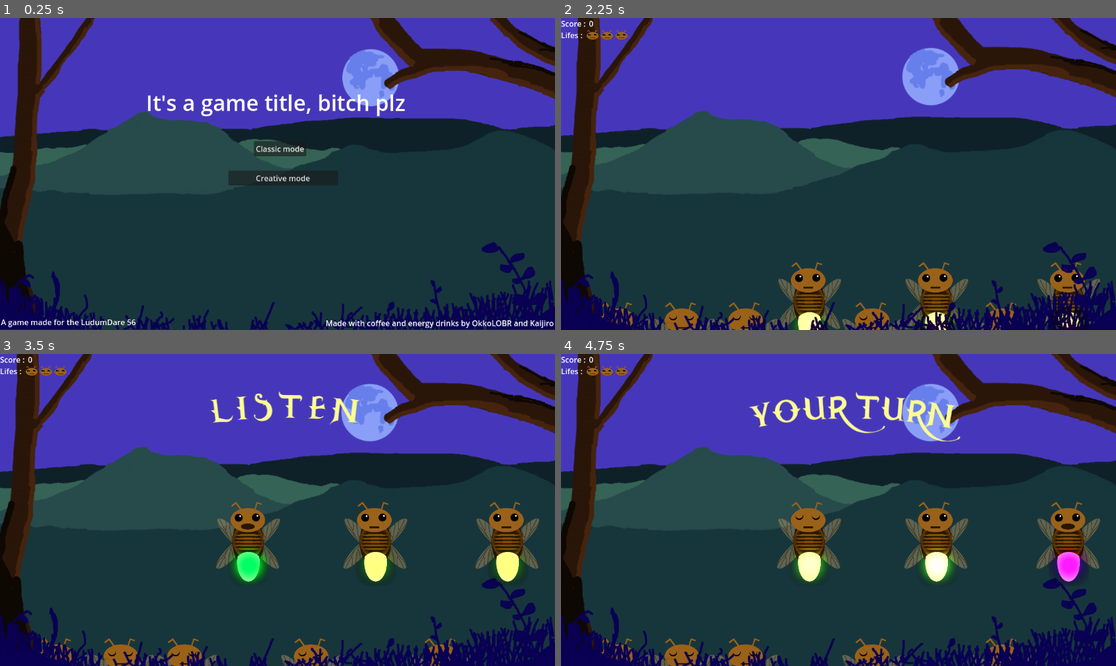
Above: before the commit, frames 1-4 (two rows, left to right).
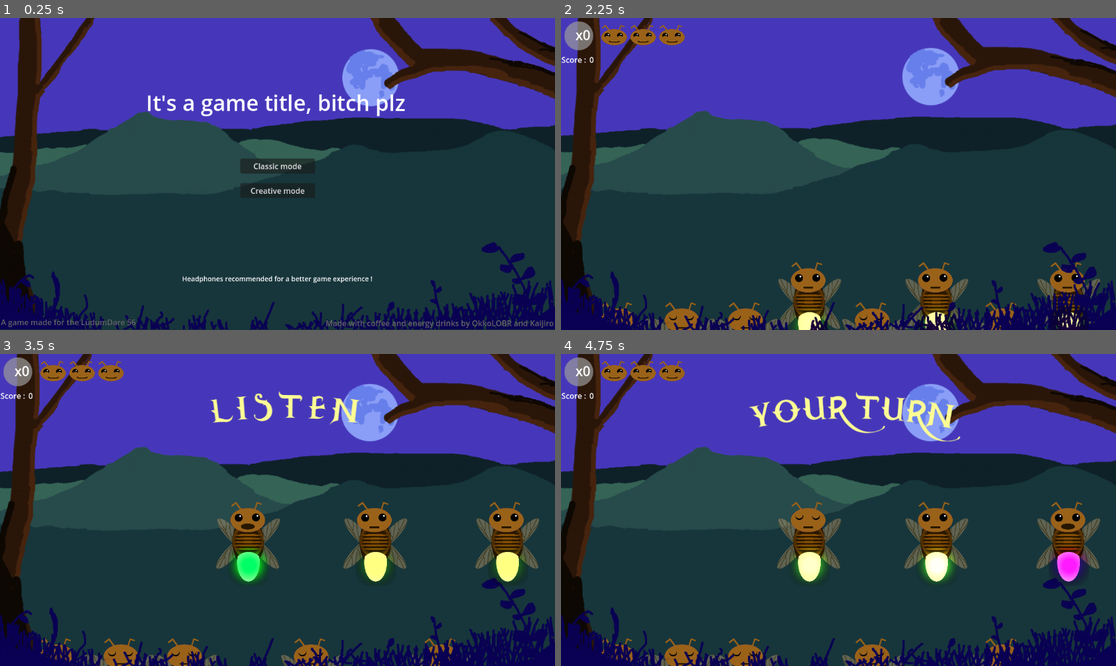
Above: after the commit, the same moments.

Repository: Kaijiro/ld56
Game: Godot game, scene res://scenes/menu.tscn
The game is run twice, just before and just after one commit, with the same random seed, the same clock (stepped at 60 frames per second) and the same inputs. Sound files missing from this copy of the repository are replaced by a short silence.
Inputs (mouse positions are in pixels of both pictures, inside the frame that each line leads up to):
- Up to frame 1 (0.25 s): no input
- Up to frame 2 (2.25 s): click "Creative mode" at 0.5 s; click "Back to menu" at 1.25 s; click "Classic mode" at 2 s
- Up to frame 3 (3.5 s): move the mouse to (249, 544) at 2.77 s; click (249, 544) at 2.85 s
- Up to frame 4 (4.75 s): move the mouse to (938, 544) at 3.52 s; click (938, 544) at 3.6 s; move the mouse to (1066, 544) at 4.27 s; click (1066, 544) at 4.35 s

The runs differ from the first frame. In frame 1, 2.2% of the frame differs, in the area x 0-100%, y 39-100%; in frame 2, 1.1%; in frame 3, 1.1%; in frame 4, 1.1%.

Commit message:
UI Tweaking and add combo indicator

Diff:
--- a/scenes/creative.tscn
+++ b/scenes/creative.tscn
@@ -12,11 +12,7 @@
 [ext_resource type="AudioStream" uid="uid://b4w61pis4t4ud" path="res://assets/sounds/pling.mp3" id="10_whf1r"]
 [ext_resource type="AudioStream" uid="uid://ba1nujtt42o77" path="res://assets/sounds/pop.mp3" id="11_n0rrx"]
 [ext_resource type="Texture2D" uid="uid://duuf8v7y0gtut" path="res://assets/Decor/foreground.png" id="12_60nvj"]
-[ext_resource type="Script" path="res://scripts/ui_manager.gd" id="13_g7kva"]
-[ext_resource type="Texture2D" uid="uid://dbpbohtue36uv" path="res://assets/head_oops.png" id="14_7bruq"]
-[ext_resource type="Texture2D" uid="uid://dllvvmg7ykfbk" path="res://assets/head_happy.png" id="15_eg6b1"]
-[ext_resource type="Texture2D" uid="uid://qb6adh2esedt" path="res://assets/UI/listen.png" id="16_x3r87"]
-[ext_resource type="Texture2D" uid="uid://da2qx0e4cy4js" path="res://assets/UI/your_turn.png" id="17_qpfgm"]
+[ext_resource type="Script" path="res://scripts/creative_ui_manager.gd" id="13_g0hjb"]
 
 [node name="Creative" type="Node2D"]
 script = ExtResource("1_g3438")
@@ -111,99 +107,7 @@
 texture = ExtResource("12_60nvj")
 
 [node name="UI" type="Node" parent="."]
-script = ExtResource("13_g7kva")
-unhappy_face = ExtResource("14_7bruq")
-
-[node name="ScoreLabel" type="Label" parent="UI"]
-visible = false
-offset_right = 40.0
-offset_bottom = 23.0
-text = "Score : "
-
-[node name="ScoreValue" type="Label" parent="UI/ScoreLabel"]
-layout_mode = 0
-offset_left = 58.0
-offset_right = 106.0
-offset_bottom = 23.0
-text = "0"
-
-[node name="LifesLabel" type="Label" parent="UI"]
-visible = false
-offset_top = 24.0
-offset_right = 49.0
-offset_bottom = 47.0
-text = "Lifes : "
-
-[node name="Life1" type="TextureRect" parent="UI/LifesLabel"]
-layout_mode = 0
-offset_left = 52.0
-offset_right = 79.0
-offset_bottom = 22.0
-texture = ExtResource("15_eg6b1")
-expand_mode = 1
-
-[node name="Life2" type="TextureRect" parent="UI/LifesLabel"]
-layout_mode = 0
-offset_left = 82.0
-offset_right = 109.0
-offset_bottom = 22.0
-texture = ExtResource("15_eg6b1")
-expand_mode = 1
-
-[node name="Life3" type="TextureRect" parent="UI/LifesLabel"]
-layout_mode = 0
-offset_left = 112.0
-offset_right = 139.0
-offset_bottom = 22.0
-texture = ExtResource("15_eg6b1")
-expand_mode = 1
-
-[node name="Listen" type="Sprite2D" parent="UI"]
-position = Vector2(588, 112.5)
-texture = ExtResource("16_x3r87")
-
-[node name="PlayerTurn" type="Sprite2D" parent="UI"]
-position = Vector2(609, 131.5)
-texture = ExtResource("17_qpfgm")
-
-[node name="EndScreen" type="ColorRect" parent="UI"]
-visible = false
-offset_left = -4.0
-offset_top = -2.0
-offset_right = 1153.0
-offset_bottom = 648.0
-color = Color(0.325, 0.325, 0.325, 0.622)
-
-[node name="Label" type="Label" parent="UI/EndScreen"]
-layout_mode = 0
-offset_left = 582.0
-offset_top = 258.0
-offset_right = 675.0
-offset_bottom = 281.0
-text = "Game over !"
-
-[node name="ScoreLabel" type="Label" parent="UI/EndScreen"]
-layout_mode = 0
-offset_left = 596.0
-offset_top = 297.0
-offset_right = 652.0
-offset_bottom = 320.0
-text = "Score : "
-
-[node name="ScoreValue" type="Label" parent="UI/EndScreen/ScoreLabel"]
-layout_mode = 0
-offset_left = 58.0
-offset_right = 106.0
-offset_bottom = 23.0
-text = "0"
-
-[node name="Button" type="Button" parent="UI/EndScreen"]
-layout_mode = 0
-offset_left = 583.0
-offset_top = 351.0
-offset_right = 670.0
-offset_bottom = 382.0
-text = "Play again"
+script = ExtResource("13_g0hjb")
 
 [node name="Button" type="Button" parent="UI"]
 offset_left = 1029.0
@@ -212,5 +116,4 @@
 offset_bottom = 638.0
 text = "Back to menu"
 
-[connection signal="pressed" from="UI/EndScreen/Button" to="UI" method="_on_play_again_button_pressed"]
-[connection signal="pressed" from="UI/Button" to="UI" method="_on_back_button_pressed"]
+[connection signal="pressed" from="UI/Button" to="UI" method="_on_back_to_menu_pressed"]
--- a/scenes/ld_56.tscn
+++ b/scenes/ld_56.tscn
@@ -18,9 +18,22 @@
 [ext_resource type="Texture2D" uid="uid://qb6adh2esedt" path="res://assets/UI/listen.png" id="16_x6obg"]
 [ext_resource type="Texture2D" uid="uid://da2qx0e4cy4js" path="res://assets/UI/your_turn.png" id="17_ersqf"]
 [ext_resource type="Texture2D" uid="uid://jb5jxedra64s" path="res://assets/UI/perfect.png" id="18_dk3w0"]
+[ext_resource type="Texture2D" uid="uid://dy4x2jbo4l1aj" path="res://assets/UI/game_over.png" id="19_spnmx"]
+
+[sub_resource type="StyleBoxFlat" id="StyleBoxFlat_pkkr5"]
+bg_color = Color(0.6, 0.6, 0.6, 0.714)
+corner_radius_top_left = 30
+corner_radius_top_right = 30
+corner_radius_bottom_right = 30
+corner_radius_bottom_left = 30
 
 [node name="LD56" type="Node2D"]
 script = ExtResource("1_ea7qu")
+max_error = null
+bonus_trigger = null
+difficulties_awake_number = null
+difficulties_points = null
+difficulties_max = null
 
 [node name="Background" type="Sprite2D" parent="."]
 position = Vector2(573, 323)
@@ -116,8 +129,10 @@
 happy_face = ExtResource("12_s5mw6")
 
 [node name="ScoreLabel" type="Label" parent="UI"]
-offset_right = 40.0
-offset_bottom = 23.0
+offset_left = 1.0
+offset_top = 75.0
+offset_right = 57.0
+offset_bottom = 98.0
 text = "Score : "
 
 [node name="ScoreValue" type="Label" parent="UI/ScoreLabel"]
@@ -127,33 +142,29 @@
 offset_bottom = 23.0
 text = "0"
 
-[node name="LifesLabel" type="Label" parent="UI"]
-offset_top = 24.0
-offset_right = 49.0
-offset_bottom = 47.0
-text = "Lifes : "
-
-[node name="Life1" type="TextureRect" parent="UI/LifesLabel"]
-layout_mode = 0
-offset_left = 52.0
-offset_right = 79.0
-offset_bottom = 22.0
+[node name="Lifes" type="Node" parent="UI"]
+
+[node name="Life1" type="TextureRect" parent="UI/Lifes"]
+offset_left = 81.0
+offset_top = 12.0
+offset_right = 139.0
+offset_bottom = 59.0
 texture = ExtResource("12_s5mw6")
 expand_mode = 1
 
-[node name="Life2" type="TextureRect" parent="UI/LifesLabel"]
-layout_mode = 0
-offset_left = 82.0
-offset_right = 109.0
-offset_bottom = 22.0
+[node name="Life2" type="TextureRect" parent="UI/Lifes"]
+offset_left = 141.0
+offset_top = 12.0
+offset_right = 199.0
+offset_bottom = 59.0
 texture = ExtResource("12_s5mw6")
 expand_mode = 1
 
-[node name="Life3" type="TextureRect" parent="UI/LifesLabel"]
-layout_mode = 0
-offset_left = 112.0
-offset_right = 139.0
-offset_bottom = 22.0
+[node name="Life3" type="TextureRect" parent="UI/Lifes"]
+offset_left = 201.0
+offset_top = 12.0
+offset_right = 259.0
+offset_bottom = 59.0
 texture = ExtResource("12_s5mw6")
 expand_mode = 1
 
@@ -171,6 +182,23 @@
 visible = false
 position = Vector2(609, 131.5)
 texture = ExtResource("18_dk3w0")
+
+[node name="Panel" type="Panel" parent="UI"]
+offset_left = 7.0
+offset_top = 7.0
+offset_right = 67.0
+offset_bottom = 67.0
+theme_override_styles/panel = SubResource("StyleBoxFlat_pkkr5")
+
+[node name="Label" type="Label" parent="UI/Panel"]
+layout_mode = 0
+offset_left = 7.0
+offset_top = 9.0
+offset_right = 54.0
+offset_bottom = 48.0
+theme_override_font_sizes/font_size = 28
+text = "x0"
+horizontal_alignment = 2
 
 [node name="EndScreen" type="ColorRect" parent="UI"]
 visible = false
@@ -180,20 +208,19 @@
 offset_bottom = 648.0
 color = Color(0.325, 0.325, 0.325, 0.622)
 
-[node name="Label" type="Label" parent="UI/EndScreen"]
-layout_mode = 0
-offset_left = 582.0
-offset_top = 258.0
-offset_right = 675.0
-offset_bottom = 281.0
-text = "Game over !"
-
 [node name="ScoreLabel" type="Label" parent="UI/EndScreen"]
-layout_mode = 0
-offset_left = 596.0
-offset_top = 297.0
-offset_right = 652.0
-offset_bottom = 320.0
+layout_mode = 1
+anchors_preset = 8
+anchor_left = 0.5
+anchor_top = 0.5
+anchor_right = 0.5
+anchor_bottom = 0.5
+offset_left = -40.0
+offset_top = -11.5
+offset_right = 17.0
+offset_bottom = 11.5
+grow_horizontal = 2
+grow_vertical = 2
 text = "Score : "
 
 [node name="ScoreValue" type="Label" parent="UI/EndScreen/ScoreLabel"]
@@ -203,12 +230,90 @@
 offset_bottom = 23.0
 text = "0"
 
-[node name="Button" type="Button" parent="UI/EndScreen"]
-layout_mode = 0
-offset_left = 583.0
-offset_top = 351.0
-offset_right = 670.0
-offset_bottom = 382.0
+[node name="PlayAgainButton" type="Button" parent="UI/EndScreen"]
+layout_mode = 1
+anchors_preset = 8
+anchor_left = 0.5
+anchor_top = 0.5
+anchor_right = 0.5
+anchor_bottom = 0.5
+offset_left = -43.5
+offset_top = 41.5
+offset_right = 43.5
+offset_bottom = 72.5
+grow_horizontal = 2
+grow_vertical = 2
 text = "Play again"
 
-[connection signal="pressed" from="UI/EndScreen/Button" to="UI" method="_on_play_again_button_pressed"]
+[node name="BackToMenuButton" type="Button" parent="UI/EndScreen"]
+layout_mode = 1
+anchors_preset = 8
+anchor_left = 0.5
+anchor_top = 0.5
+anchor_right = 0.5
+anchor_bottom = 0.5
+offset_left = -43.5
+offset_top = 89.5
+offset_right = 43.5
+offset_bottom = 120.5
+grow_horizontal = 2
+grow_vertical = 2
+text = "Go to Menu"
+
+[node name="GameOver" type="Sprite2D" parent="UI/EndScreen"]
+position = Vector2(610, 156)
+texture = ExtResource("19_spnmx")
+
+[node name="Head1" type="TextureRect" parent="UI/EndScreen"]
+modulate = Color(0.33, 0.33, 0.33, 1)
+layout_mode = 1
+anchors_preset = 8
+anchor_left = 0.5
+anchor_top = 0.5
+anchor_right = 0.5
+anchor_bottom = 0.5
+offset_left = -132.0
+offset_top = -142.0
+offset_right = -65.0
+offset_bottom = -88.0
+grow_horizontal = 2
+grow_vertical = 2
+texture = ExtResource("12_xkipq")
+expand_mode = 1
+
+[node name="Head2" type="TextureRect" parent="UI/EndScreen"]
+self_modulate = Color(0.33, 0.33, 0.33, 1)
+layout_mode = 1
+anchors_preset = 8
+anchor_left = 0.5
+anchor_top = 0.5
+anchor_right = 0.5
+anchor_bottom = 0.5
+offset_left = -32.0
+offset_top = -161.0
+offset_right = 35.0
+offset_bottom = -107.0
+grow_horizontal = 2
+grow_vertical = 2
+texture = ExtResource("12_xkipq")
+expand_mode = 1
+
+[node name="Head3" type="TextureRect" parent="UI/EndScreen"]
+self_modulate = Color(0.33, 0.33, 0.33, 1)
+layout_mode = 1
+anchors_preset = 8
+anchor_left = 0.5
+anchor_top = 0.5
+anchor_right = 0.5
+anchor_bottom = 0.5
+offset_left = 68.0
+offset_top = -142.0
+offset_right = 135.0
+offset_bottom = -88.0
+grow_horizontal = 2
+grow_vertical = 2
+texture = ExtResource("12_xkipq")
+expand_mode = 1
+
+[connection signal="pressed" from="UI/EndScreen/PlayAgainButton" to="UI" method="_on_play_again_button_pressed"]
+[connection signal="pressed" from="UI/EndScreen/BackToMenuButton" to="UI" method="_on_back_button_pressed"]
--- a/scenes/menu.tscn
+++ b/scenes/menu.tscn
@@ -28,19 +28,33 @@
 expand_mode = 1
 
 [node name="ClassicModeButton" type="Button" parent="."]
-layout_mode = 0
-offset_left = 527.0
-offset_top = 256.0
-offset_right = 636.0
-offset_bottom = 287.0
+layout_mode = 1
+anchors_preset = 8
+anchor_left = 0.5
+anchor_top = 0.5
+anchor_right = 0.5
+anchor_bottom = 0.5
+offset_left = -77.5
+offset_top = -32.5
+offset_right = 77.5
+offset_bottom = -1.5
+grow_horizontal = 2
+grow_vertical = 2
 text = "Classic mode"
 
 [node name="CreativeModeButton" type="Button" parent="."]
-layout_mode = 0
-offset_left = 474.0
-offset_top = 317.0
-offset_right = 702.0
-offset_bottom = 348.0
+layout_mode = 1
+anchors_preset = 8
+anchor_left = 0.5
+anchor_top = 0.5
+anchor_right = 0.5
+anchor_bottom = 0.5
+offset_left = -77.5
+offset_top = 18.5
+offset_right = 77.5
+offset_bottom = 49.5
+grow_horizontal = 2
+grow_vertical = 2
 text = "Creative mode"
 
 [node name="Label" type="Label" parent="."]
@@ -49,6 +63,7 @@
 offset_top = 620.0
 offset_right = 282.0
 offset_bottom = 643.0
+theme_override_colors/font_color = Color(0.404511, 0.404511, 0.404511, 1)
 text = "A game made for the LudumDare 56"
 
 [node name="Label2" type="Label" parent="."]
@@ -57,7 +72,25 @@
 offset_top = 622.0
 offset_right = 1150.0
 offset_bottom = 645.0
+theme_override_colors/font_color = Color(0.403922, 0.403922, 0.403922, 1)
 text = "Made with coffee and energy drinks by OkkoLOBR and Kaijiro"
+
+[node name="Label3" type="Label" parent="."]
+layout_mode = 1
+anchors_preset = 7
+anchor_left = 0.5
+anchor_top = 1.0
+anchor_right = 0.5
+anchor_bottom = 1.0
+offset_left = -226.0
+offset_top = -116.0
+offset_right = 226.0
+offset_bottom = -93.0
+grow_horizontal = 2
+grow_vertical = 0
+theme_override_font_sizes/font_size = 14
+text = "Headphones recommended for a better game experience !"
+horizontal_alignment = 1
 
 [node name="RichTextLabel" type="RichTextLabel" parent="."]
 layout_mode = 0
--- a/scripts/creative_mngr.gd
+++ b/scripts/creative_mngr.gd
@@ -1,21 +1,10 @@
 extends Node2D
-
-# Sequences
-var fireflies = []
-var sequence = []
-var sequence_index = 0
-
-
-# Some UI
-@onready var ui_listen: Sprite2D = $UI/Listen
-@onready var ui_player_turn: Sprite2D = $UI/PlayerTurn
 
 # Called when the node enters the scene tree for the first time.
 func _ready() -> void:
-    self.ui_listen.visible = false
-    self.ui_player_turn.visible = false
     for node in self.get_children():
         if node is Firefly:
             node.awake()
             node.is_creative = true
+
     GameSignals.emit_signal("PlayerTurn")
--- /dev/null
+++ b/scripts/creative_ui_manager.gd
@@ -0,0 +1,4 @@
+extends Node
+
+func _on_back_to_menu_pressed() -> void:
+    self.get_tree().change_scene_to_file("res://scenes/menu.tscn")
--- a/scripts/firefly.gd
+++ b/scripts/firefly.gd
@@ -82,8 +82,6 @@
 
     if self.is_clickable() && Input.is_action_just_pressed("click"):
         self.activate()
-
-
 
     if self.isPulsing:
         if self.isPulseUp:
--- a/scripts/ui_manager.gd
+++ b/scripts/ui_manager.gd
@@ -2,18 +2,23 @@
 
 @onready var score_value: Label = $ScoreLabel/ScoreValue
 @onready var end_score_value: Label = $EndScreen/ScoreLabel/ScoreValue
-@onready var lifes_label: Label = $LifesLabel
+@onready var lifes_label: Node = $Lifes
 @onready var end_screen: ColorRect = $EndScreen
+@onready var combo_label: Label = $Panel/Label
 
 @export var unhappy_face: Texture
 @export var happy_face: Texture
 
+var successive_good_sequence = 0
+
 # Called when the node enters the scene tree for the first time.
 func _ready() -> void:
-    GameSignals.connect("ScoreChange", self._on_score_changed)
-    GameSignals.connect("LifeLost", self._on_life_lost)
-    GameSignals.connect("LifeGain", self._on_life_gain)
-    GameSignals.connect("GameOver", self._on_game_over)
+    GameSignals.ScoreChange.connect(self._on_score_changed)
+    GameSignals.LifeLost.connect(self._on_life_lost)
+    GameSignals.LifeGain.connect(self._on_life_gain)
+    GameSignals.GameOver.connect(self._on_game_over)
+    GameSignals.PlayerEnteredRightSequence.connect(self._on_player_entered_right_sequence)
+    GameSignals.PlayerEnteredWrongSequence.connect(self._on_player_entered_wrong_sequence)
 
 func _on_score_changed(new_score: int) -> void:
     score_value.text = str(new_score)
@@ -37,3 +42,11 @@
 
 func _on_back_button_pressed() -> void:
     self.get_tree().change_scene_to_file("res://scenes/menu.tscn")
+
+func _on_player_entered_right_sequence() -> void:
+    self.successive_good_sequence = self.successive_good_sequence + 1
+    self.combo_label.text = "x" + str(self.successive_good_sequence)
+
+func _on_player_entered_wrong_sequence() -> void:
+    self.successive_good_sequence = 0
+    self.combo_label.text = "x0"
Not shown: 5 places in scenes/creative.tscn that only renumber resources
Not shown: 1 places in scenes/ld_56.tscn that only renumber resources
